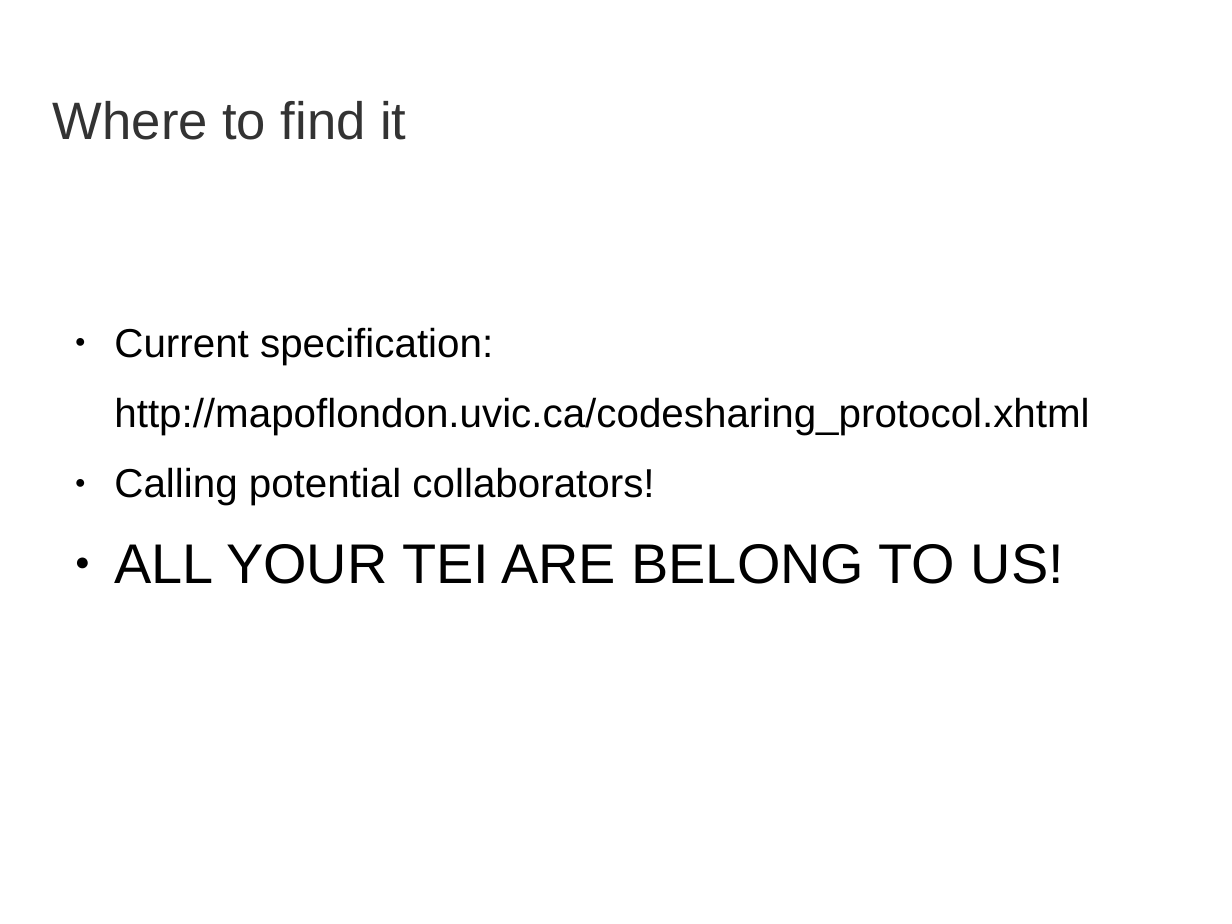
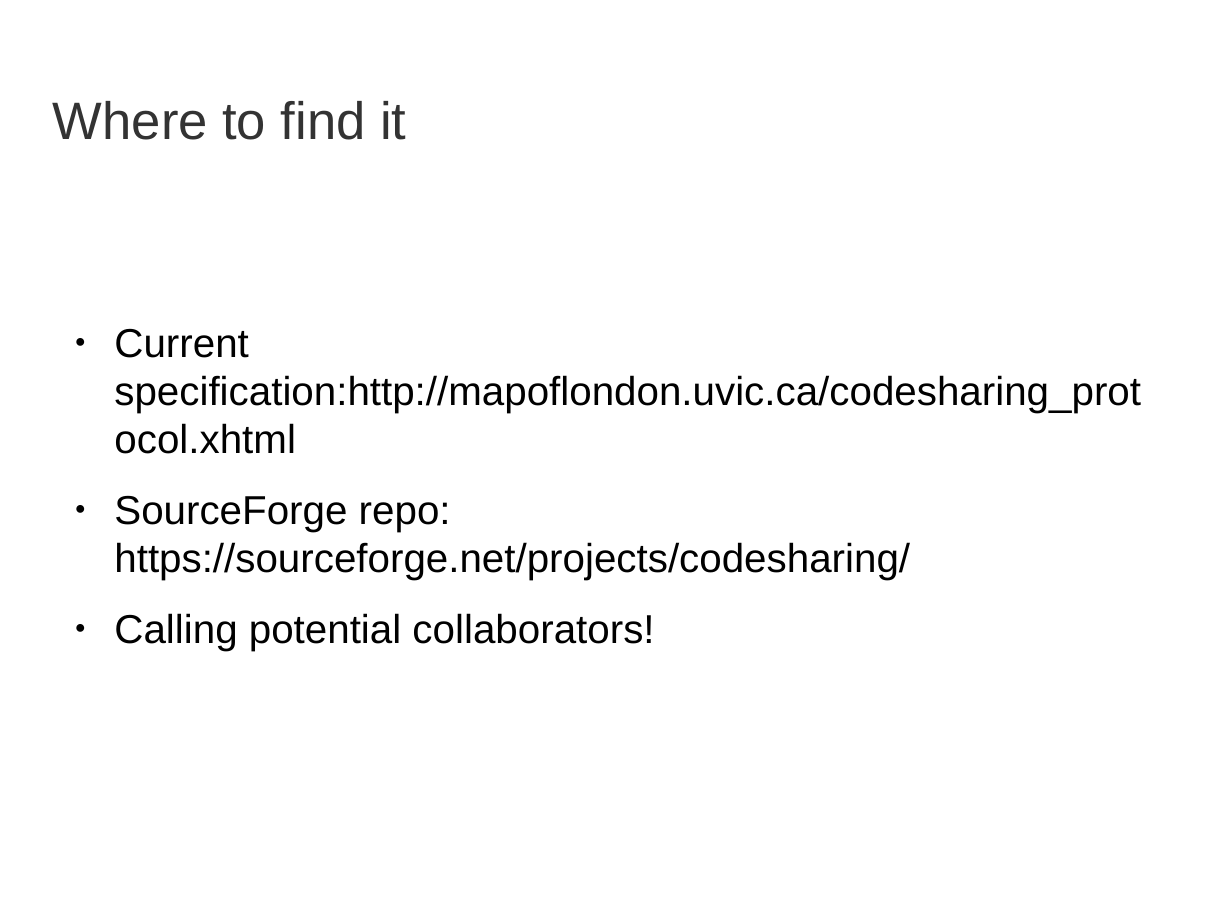
Before and after one commit to martindholmes/CodeSharing, a slide deck: slide 34 of presentations/codesharing_2014-10.odp. Drawn at 1232x924 pixels with LibreOffice and Linux fonts; fonts in the diff are those of the drawing; background and template pictures are left out. Boxes give left, top, right and bottom in pixels: in the first picture for what was removed or moved away, otherwise in the second. Text is boxed around its words. In the diff, an @@ line names an element or a change of style, - is before the commit and + after.

Commit message:
Some changes to presentation.

```diff
--- a/presentations/codesharing_2014-10.odp
+++ b/presentations/codesharing_2014-10.odp
@@ text at [114,329,1141,580]: text changed @@
-● Current specification:
-http://mapoflondon.uvic.ca/codesharing_protocol.xhtml
+● Current specification:http://mapoflondon.uvic.ca/codesharing_protocol.xhtml
+● SourceForge repo:
+  https://sourceforge.net/projects/codesharing/
@@ text at [114,544,1064,584]: paragraph removed @@
-● ALL YOUR TEI ARE BELONG TO US!
```
Also in this commit, not shown: 1 other slide changed.
